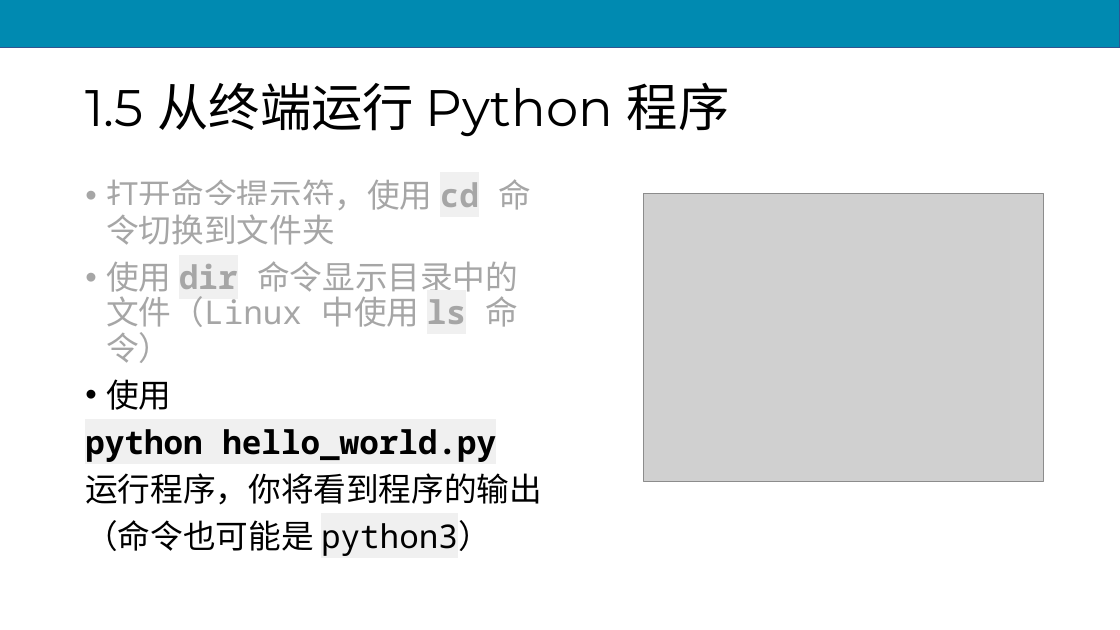
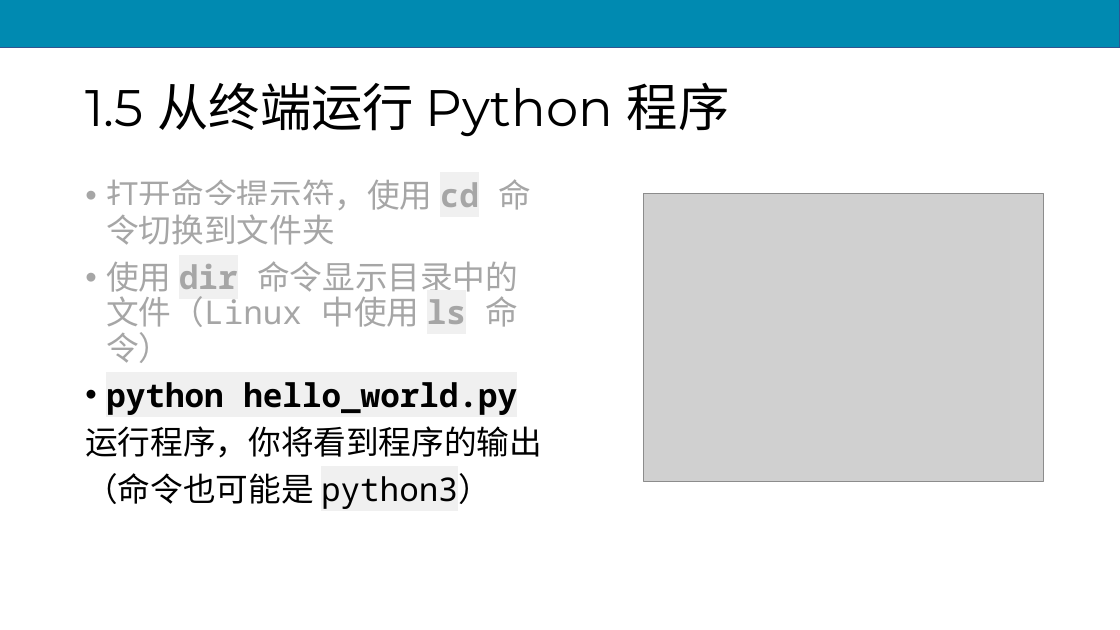
Before and after one commit to scruel/pcc_3e_slides, a slide deck: slide 25 of PPT/python1.pptx. Drawn at 1120x630 pixels with LibreOffice and Linux fonts; fonts in the diff are those of the drawing; grey boxes stand for pictures. Boxes give left, top, right and bottom in pixels: in the first picture for what was removed or moved away, otherwise in the second. Text is boxed around its words. In the diff, an @@ line names an element or a change of style, - is before the commit and + after.

```diff
--- a/PPT/python1.pptx
+++ b/PPT/python1.pptx
@@ text at (106,379,171,410): paragraph removed @@
-• 使用
@@ text at (106,382,517,415): bullet none to • @@
```
Also in this commit, not shown: 5 other slides changed, 1 other file.
